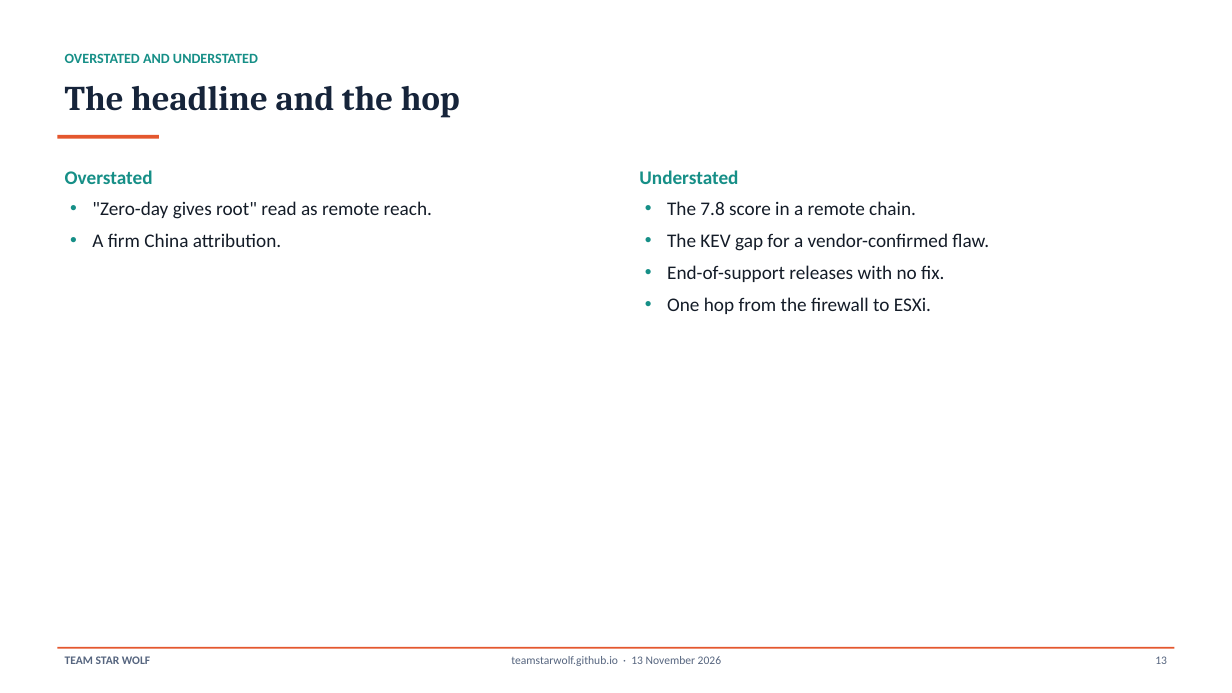
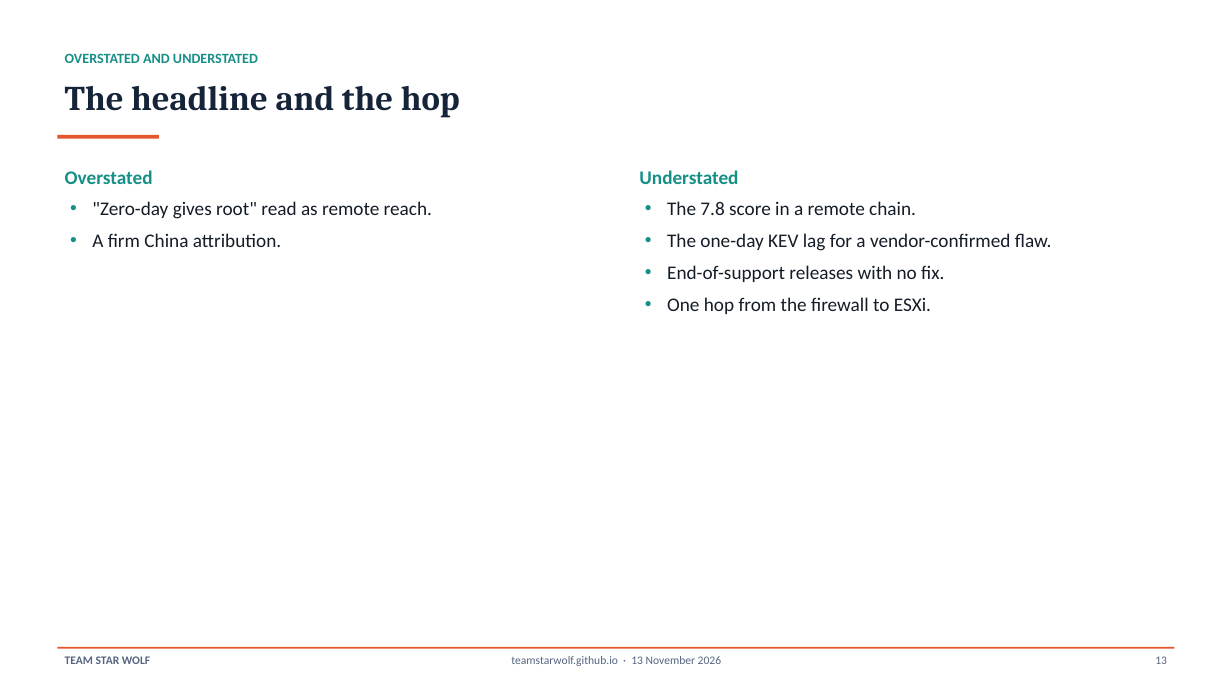
Before and after one commit to TeamStarWolf/TeamStarWolf, a slide deck: slide 13 of case-studies/slides/Check_Point_Gaia_CVE_2026_123039_Case_Study.pptx. Drawn at 1232x693 pixels with LibreOffice and Linux fonts; fonts in the diff are those of the drawing. Boxes give left, top, right and bottom in pixels: in the first picture for what was removed or moved away, otherwise in the second. Text is boxed around its words. In the diff, an @@ line names an element or a change of style, - is before the commit and + after.

```diff
--- a/case-studies/slides/Check_Point_Gaia_CVE_2026_123039_Case_Study.pptx
+++ b/case-studies/slides/Check_Point_Gaia_CVE_2026_123039_Case_Study.pptx
@@ text at [667,233,1052,251]: text changed @@
-• The KEV gap for a vendor-confirmed flaw.
+• The one-day KEV lag for a vendor-confirmed flaw.
```
Also in this commit, not shown: 3 other slides changed, 6 other files.
